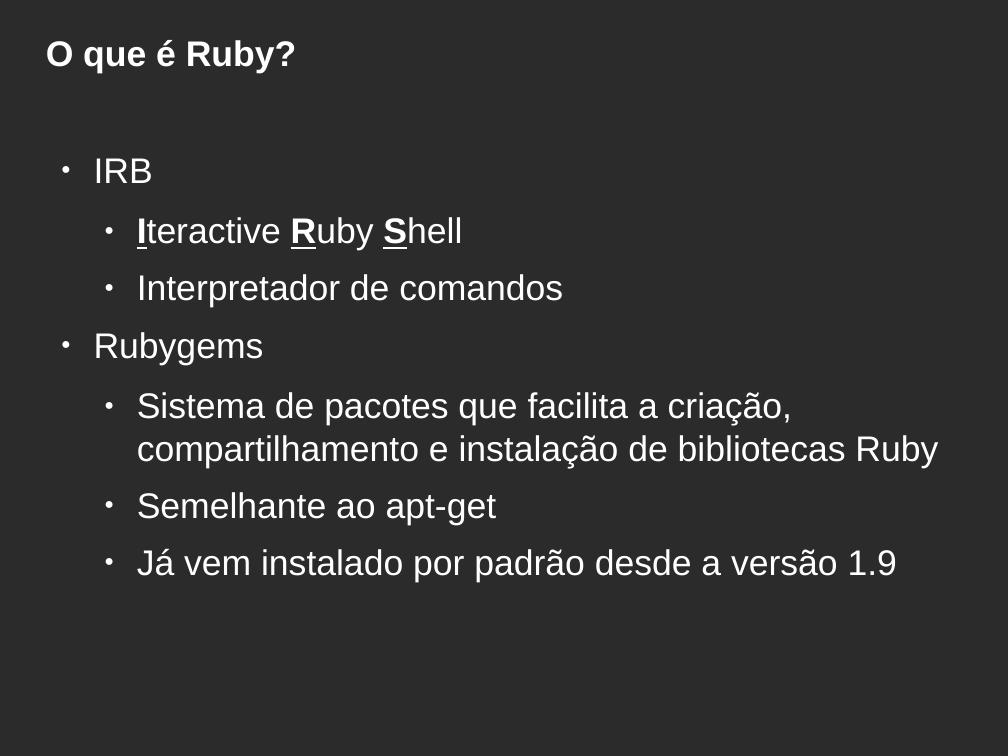
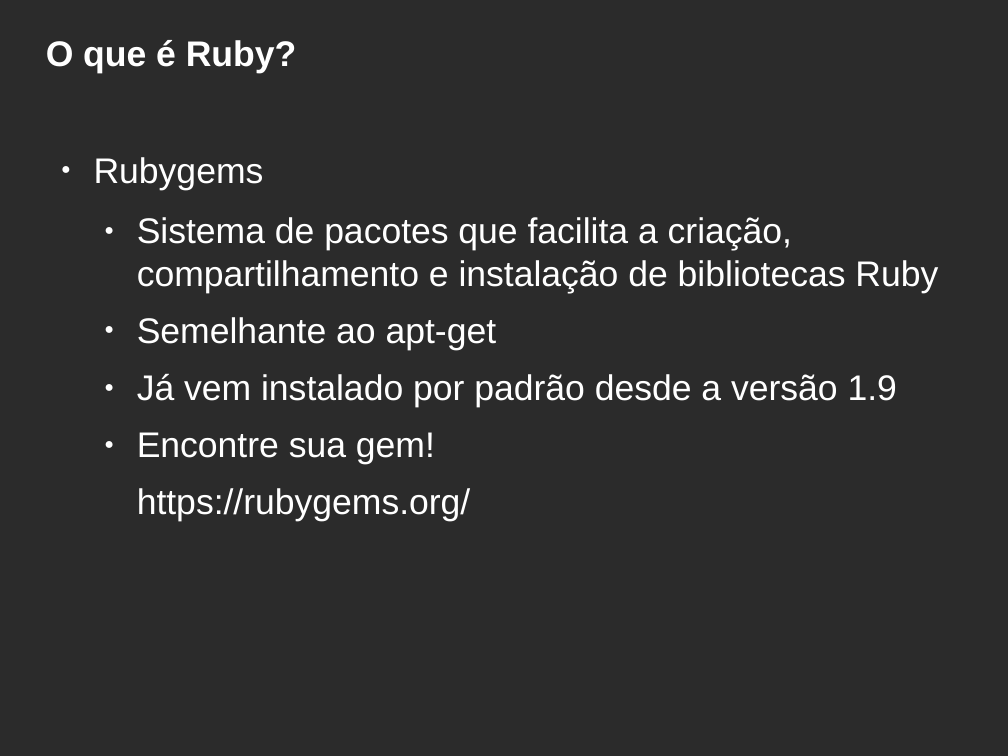
Before and after one commit to hbobenicio/ruby-examples, a slide deck: slide 7 of apresentacao-ruby.odp (slide 4 before the commit). Drawn at 1008x756 pixels with LibreOffice and Linux fonts; fonts in the diff are those of the drawing; background and template pictures are left out; a plain dark background stands for a picture behind light text. Boxes give left, top, right and bottom in pixels: in the first picture for what was removed or moved away, otherwise in the second. Text is boxed around its words. In the diff, an @@ line names an element or a change of style, - is before the commit and + after.

```diff
--- a/apresentacao-ruby.odp
+++ b/apresentacao-ruby.odp
@@ text at box(94, 158, 563, 308): paragraphs removed @@
-● IRB
-  ● Iteractive Ruby Shell
-  ● Interpretador de comandos
@@ text at box(137, 432, 470, 522): paragraphs added @@
+  ● Encontre sua gem!
+  https://rubygems.org/
```
Also in this commit, not shown: 3 other slides changed, 6 slides added, 1 slide removed, 2 other files.
